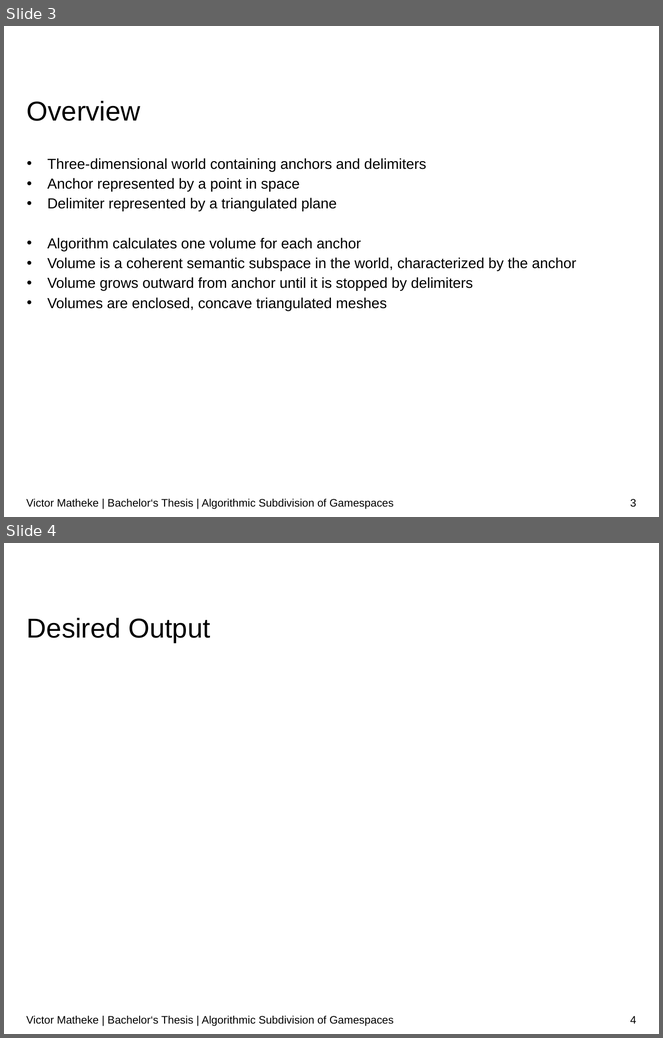
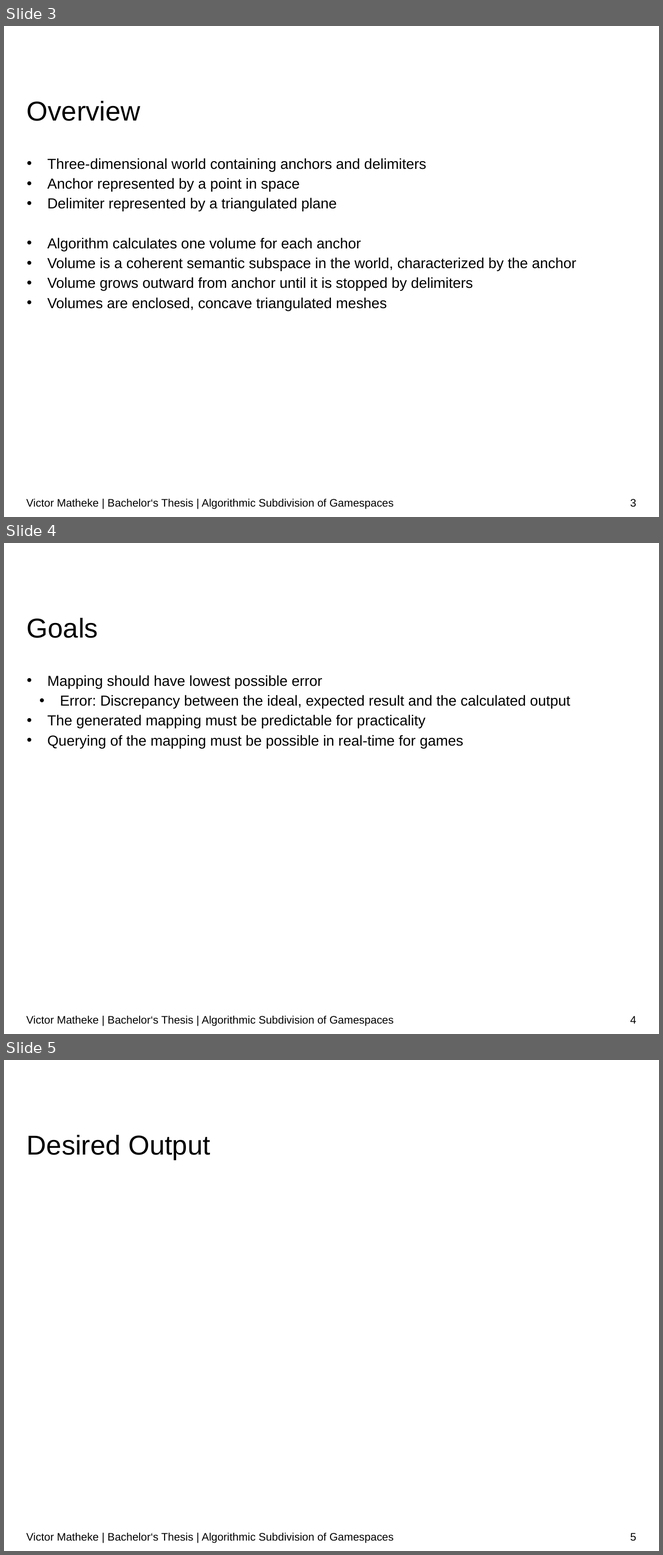
Before and after one commit to surrealtm/Thesis, a slide deck: Presentation/Presentation.pptx. Shown one above the other, each under a label of ours: slides 3 and 4 before the commit, slides 3, 4 and 5 after it. The pictures are 663x1038 and 663x1555 pixels, drawn with LibreOffice and Linux fonts; fonts in the diff are those of the drawing; background and template pictures are left out. Boxes give left, top, right and bottom in pixels: in the first picture for what was removed or moved away, otherwise in the second. Text is boxed around its words. In the diff, an @@ line names an element or a change of style, - is before the commit and + after.

```diff
--- a/Presentation/Presentation.pptx
+++ b/Presentation/Presentation.pptx
@@ slide 4 added at box(4, 543, 659, 1034), background #FFFFFF @@
@@ title added at box(27, 618, 98, 638), 30 pt, text #000000 @@
+Goals
@@ text added at box(47, 675, 571, 748), 16 pt, text #000000 @@
+• Mapping should have lowest possible error
+  • Error: Discrepancy between the ideal, expected result and the calculated output
+• The generated mapping must be predictable for practicality
+• Querying of the mapping must be possible in real-time for games
@@ text added at box(26, 1016, 394, 1026), 12 pt, text #000000 @@
+Victor Matheke | Bachelor‘s Thesis | Algorithmic Subdivision of Gamespaces
@@ page number added at box(631, 1016, 637, 1024), 12 pt, text #000000 @@
+4
@@ what was slide 4 is now slide 5 @@
@@ page number at box(631, 1533, 637, 1542): text changed @@
-4
+5
```
Also in this commit, not shown: 2 slides changed.
